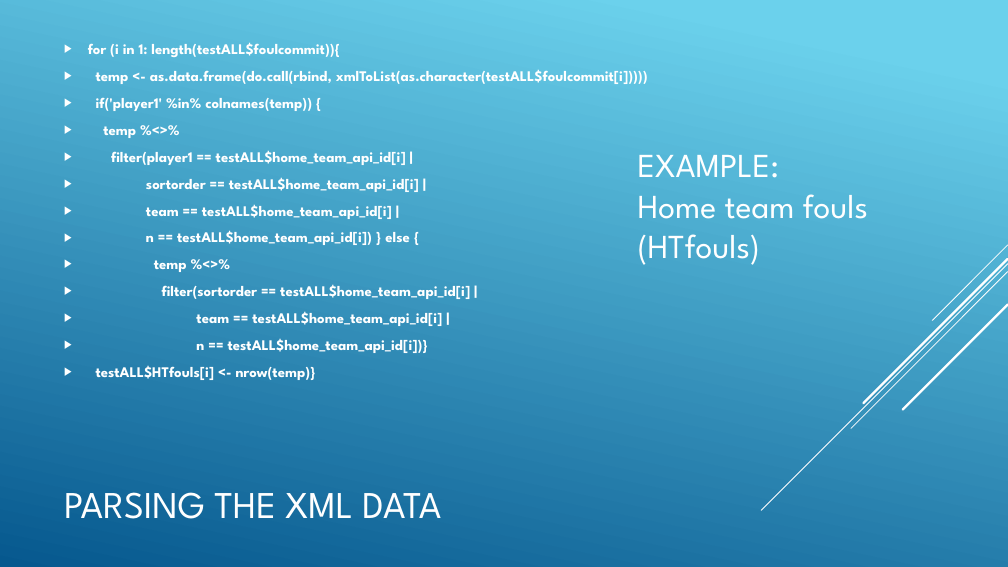
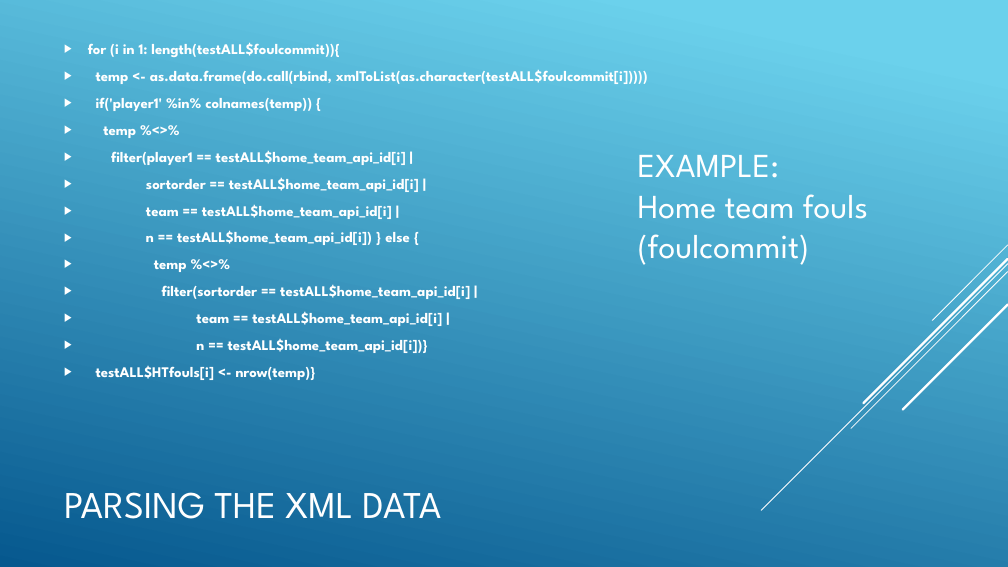
Before and after one commit to flippinuke/ProjectSoccer, a slide deck: slide 8 of SoccerSlideDeck.pptx. Drawn at 1008x567 pixels with LibreOffice and Linux fonts; fonts in the diff are those of the drawing. Boxes give left, top, right and bottom in pixels: in the first picture for what was removed or moved away, otherwise in the second. Text is boxed around its words. In the diff, an @@ line names an element or a change of style, - is before the commit and + after.

```diff
--- a/SoccerSlideDeck.pptx
+++ b/SoccerSlideDeck.pptx
@@ text at [638, 234, 810, 265]: text changed @@
-(HTfouls)
+(foulcommit)
```
Also in this commit, not shown: 6 other slides changed, 3 slides added, 1 slide removed, 3 other files.
